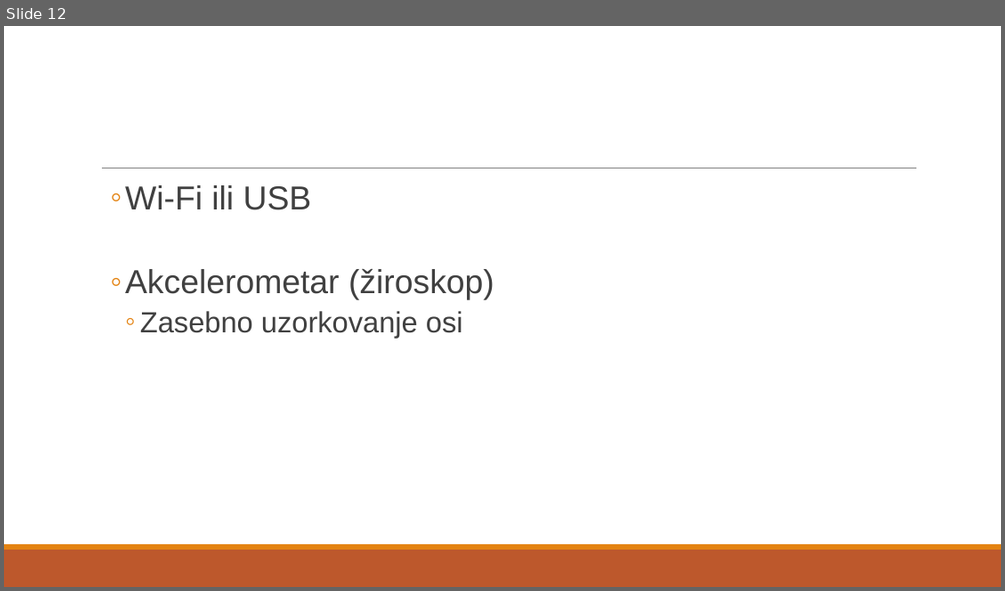
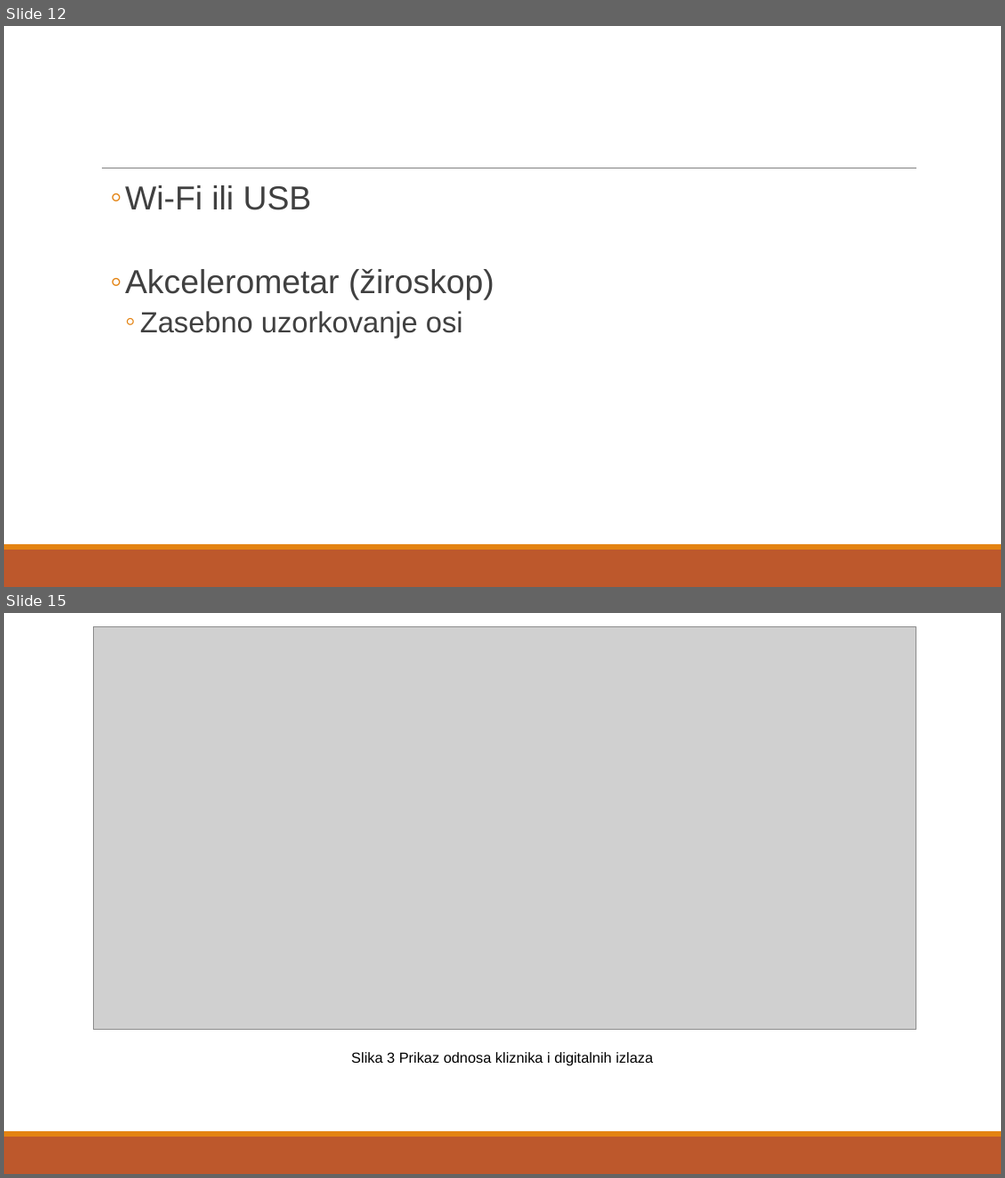
Before and after one commit to PiErr0r/DC_control, a slide deck: Upravljanje koračnim motorom korištenjem myRio upravljačke platforme.pptx. Shown one above the other, each under a label of ours: slide 12 before the commit, slides 12 and 15 after it; the slides between them are not shown. The pictures are 1005x591 and 1005x1178 pixels, drawn with LibreOffice and Linux fonts; fonts in the diff are those of the drawing; grey boxes stand for pictures. Boxes give left, top, right and bottom in pixels: in the first picture for what was removed or moved away, otherwise in the second. Text is boxed around its words. In the diff, an @@ line names an element or a change of style, - is before the commit and + after.

```diff
--- a/Upravljanje koračnim motorom korištenjem myRio upravljačke platforme.pptx
+++ b/Upravljanje koračnim motorom korištenjem myRio upravljačke platforme.pptx
@@ slide 15 added at [4, 613, 1001, 1174], background #FFFFFF; not listed: 3 template elements that a slide beside it also shows @@
@@ picture added at [94, 626, 916, 1029] @@
@@ text added at [351, 1052, 653, 1065], 14 pt, text #000000 @@
+Slika 3 Prikaz odnosa kliznika i digitalnih izlaza
```
Also in this commit, not shown: 6 slides changed, 6 other slides added.
